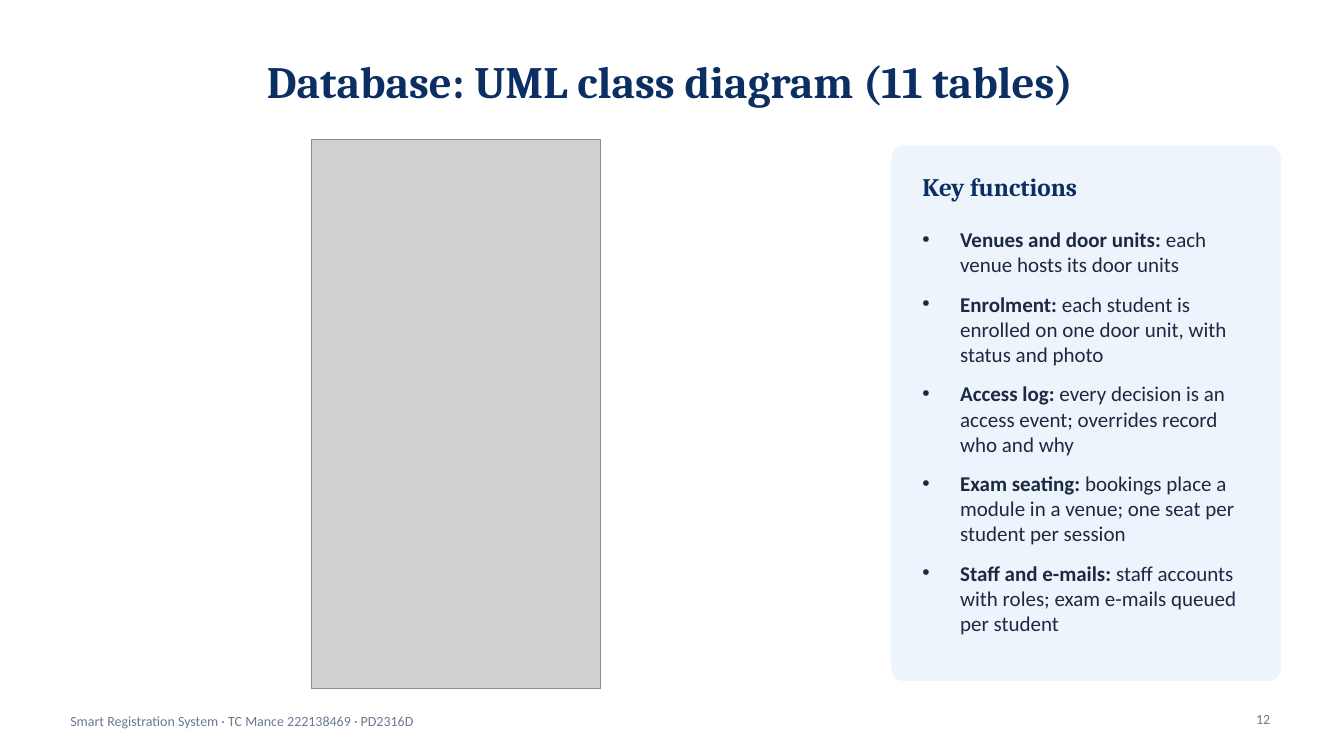
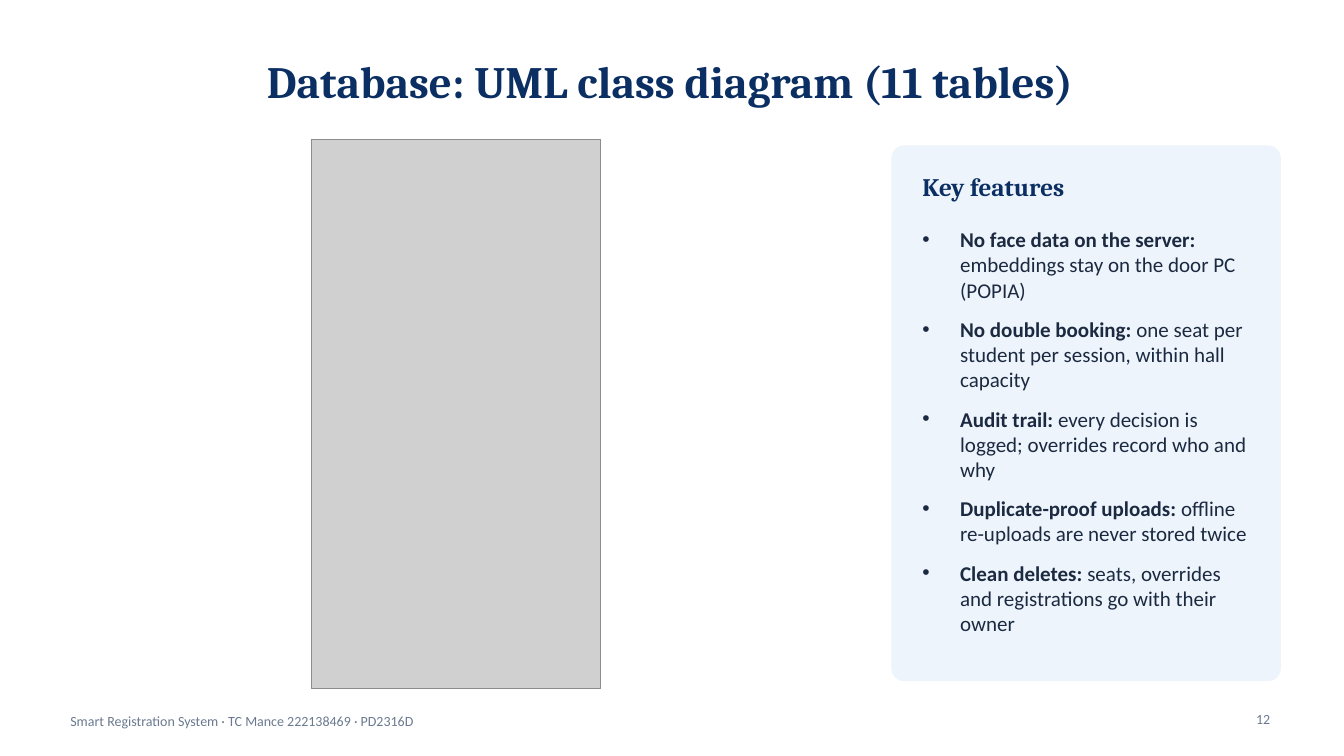
Before and after one commit to TebogoClifford/Smart_Registration_System, a slide deck: slide 12 of docs_out/SRS_Presentation_TC_Mance.pptx. Drawn at 1344x756 pixels with LibreOffice and Linux fonts; fonts in the diff are those of the drawing; grey boxes stand for pictures. Boxes give left, top, right and bottom in pixels: in the first picture for what was removed or moved away, otherwise in the second. Text is boxed around its words. In the diff, an @@ line names an element or a change of style, - is before the commit and + after.

```diff
--- a/docs_out/SRS_Presentation_TC_Mance.pptx
+++ b/docs_out/SRS_Presentation_TC_Mance.pptx
@@ text at [922, 178, 1064, 202]: text changed @@
-Key functions
+Key features
@@ text at [960, 232, 1246, 631]: text changed @@
-• Venues and door units: each venue hosts its door units
-• Enrolment: each student is enrolled on one door unit, with status and photo
-• Access log: every decision is an access event; overrides record who and why
-• Exam seating: bookings place a module in a venue; one seat per student per session
-• Staff and e-mails: staff accounts with roles; exam e-mails queued per student
+• No face data on the server: embeddings stay on the door PC (POPIA)
+• No double booking: one seat per student per session, within hall capacity
+• Audit trail: every decision is logged; overrides record who and why
+• Duplicate-proof uploads: offline re-uploads are never stored twice
+• Clean deletes: seats, overrides and registrations go with their owner
```
Also in this commit, not shown: 1 other file.
